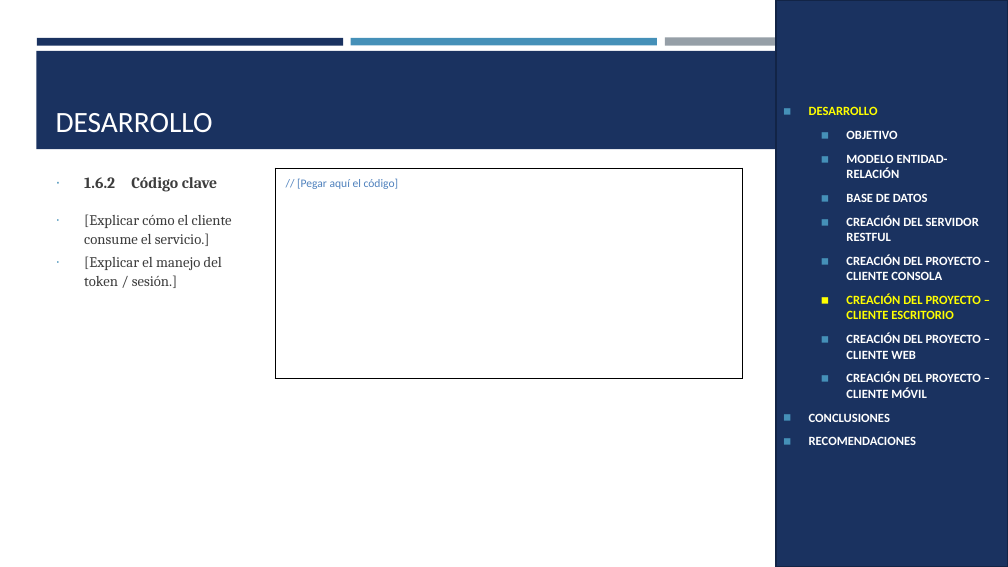
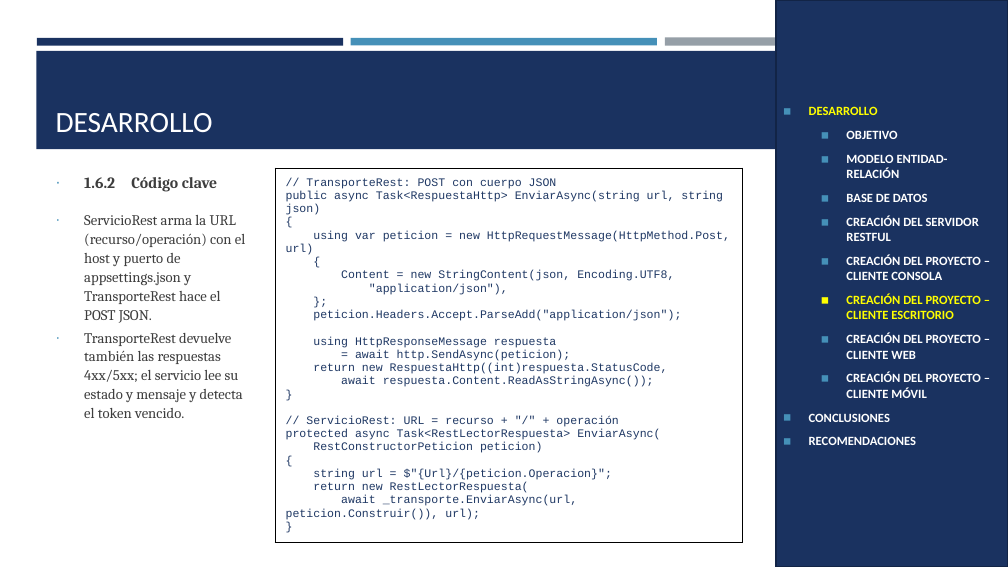
Before and after one commit to IMarcusDev/TI.1.4.-PAO202651_RESTFUL_DOTNET_CONBDD_NRC36883_GR04, a slide deck: slide 19 of 05. DOCUMENTACION/PRESENTACION TI.1.4. RESTFUL con BDD en DOTNET GR4.pptx (slide 18 before the commit). Drawn at 1008x567 pixels with LibreOffice and Linux fonts; fonts in the diff are those of the drawing. Boxes give left, top, right and bottom in pixels: in the first picture for what was removed or moved away, otherwise in the second. Text is boxed around its words. In the diff, an @@ line names an element or a change of style, - is before the commit and + after.

```diff
--- a/05. DOCUMENTACION/PRESENTACION TI.1.4. RESTFUL con BDD en DOTNET GR4.pptx
+++ b/05. DOCUMENTACION/PRESENTACION TI.1.4. RESTFUL con BDD en DOTNET GR4.pptx
@@ table at (275,168,743,524) @@
@@ row 1, column 1: "// [Pegar aquí el código]" to "// TransporteRest: POST con cuerpo JSON / public async Task<RespuestaHttp> EnviarAsync(string url, string json) / { / using var peticion = new HttpRequestMessage(HttpMethod.Post, url) / { / Content = new StringContent(json, Encoding.UTF8, / "application/json"), / }; / peticion.Headers.Accept.ParseAdd("application/json"); / using HttpResponseMessage respuesta / = await http.SendAsync(peticion); / return new RespuestaHttp((int)respuesta.StatusCode, / await respuesta.Content.ReadAsStringAsync()); / } / // ServicioRest: URL = recurso + "/" + operación / protected async Task<RestLectorRespuesta> EnviarAsync( / RestConstructorPeticion peticion) / { / string url = $"{Url}/{peticion.Operacion}"; / return new RestLectorRespuesta( / await _transporte.EnviarAsync(url, peticion.Construir()), url); / }" @@
@@ text at (84,215,245,418): text changed @@
-∙ [Explicar cómo el cliente consume el servicio.]
-∙ [Explicar el manejo del token / sesión.]
+∙ ServicioRest arma la URL (recurso/operación) con el host y puerto de appsettings.json y TransporteRest hace el POST JSON.
+∙ TransporteRest devuelve también las respuestas 4xx/5xx; el servicio lee su estado y mensaje y detecta el token vencido.
```
Also in this commit, not shown: 19 other slides changed, 4 slides added.
